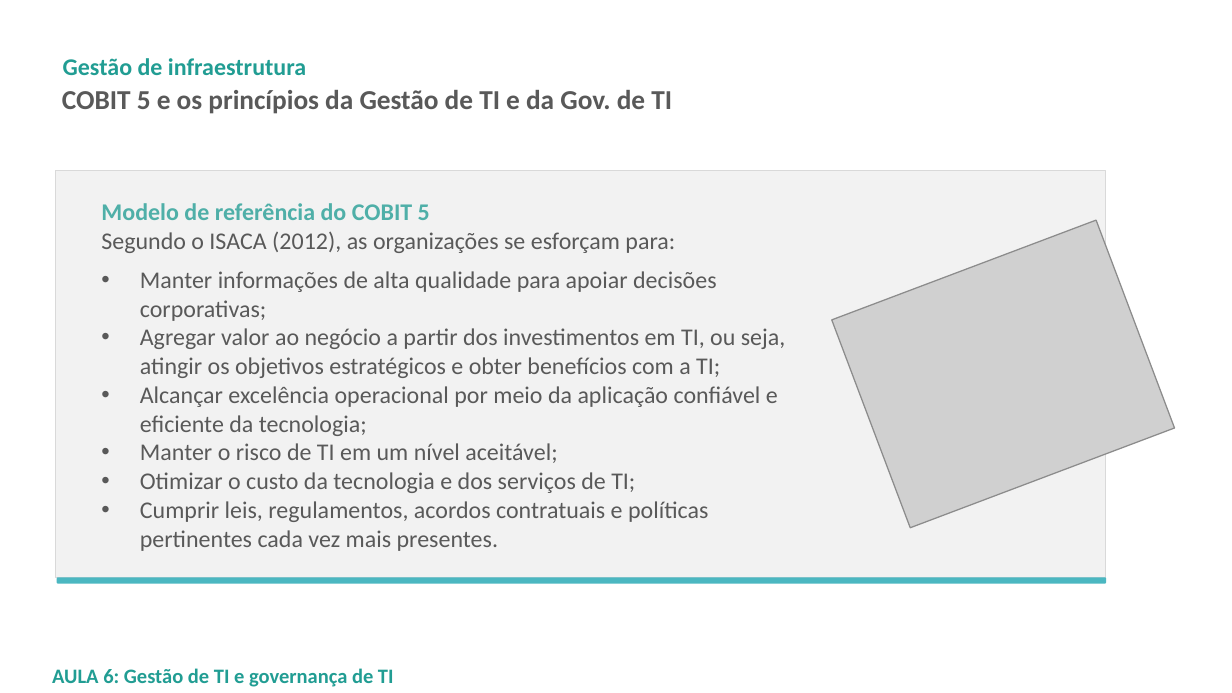
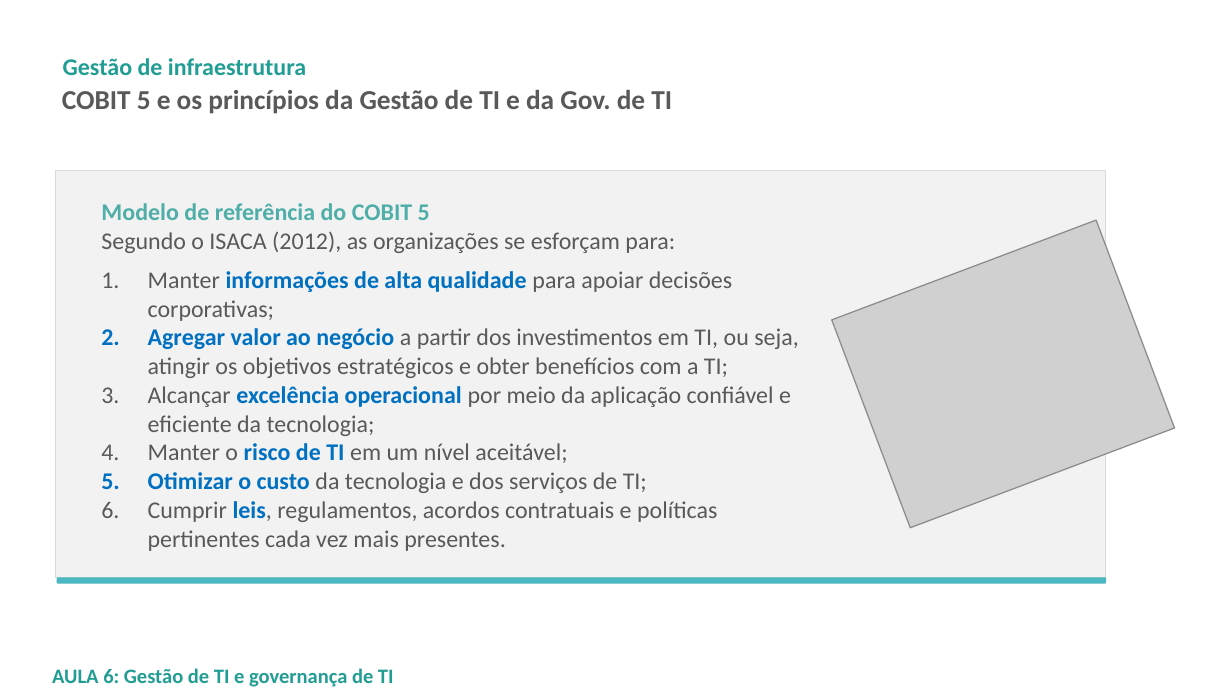
Before and after one commit to LeoCaronezi/CURSOS, a slide deck: slide 32 of GESTAO DE INFRAESTRUTURA - CCT0347/SLIDES/GI_ALB_20019_1_Aula06.pptx. Drawn at 1232x693 pixels with LibreOffice and Linux fonts; fonts in the diff are those of the drawing; grey boxes stand for pictures; background and template pictures are left out. Boxes give left, top, right and bottom in pixels: in the first picture for what was removed or moved away, otherwise in the second. Text is boxed around its words. In the diff, an @@ line names an element or a change of style, - is before the commit and + after.

```diff
--- a/GESTAO DE INFRAESTRUTURA - CCT0347/SLIDES/GI_ALB_20019_1_Aula06.pptx
+++ b/GESTAO DE INFRAESTRUTURA - CCT0347/SLIDES/GI_ALB_20019_1_Aula06.pptx
@@ text at bbox=[148, 271, 798, 551]: text colour #595959 to #0070C0, bold on in "informações de alta qualidade", "Agregar valor ao negócio", "excelência operacional", "risco de TI" and 2 more places; bullet • to 1. @@
```
Also in this commit, not shown: 10 other slides changed, 2 other files.
